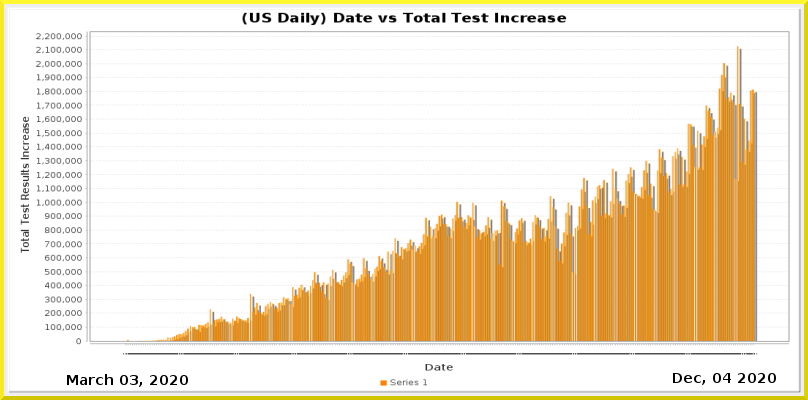
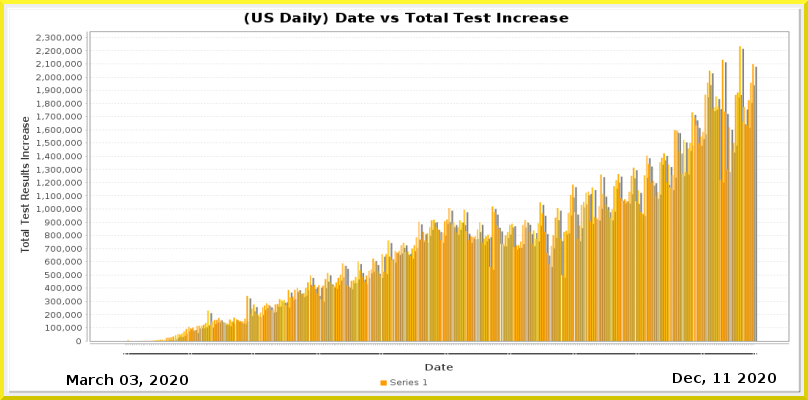
Layered file, before and after one edit (808×400). Changes by layer:
painted on "Current Date" over (713, 373, 731, 383)
painted on "Date_vs_TestIncrease.png" over (36, 12, 788, 386)
